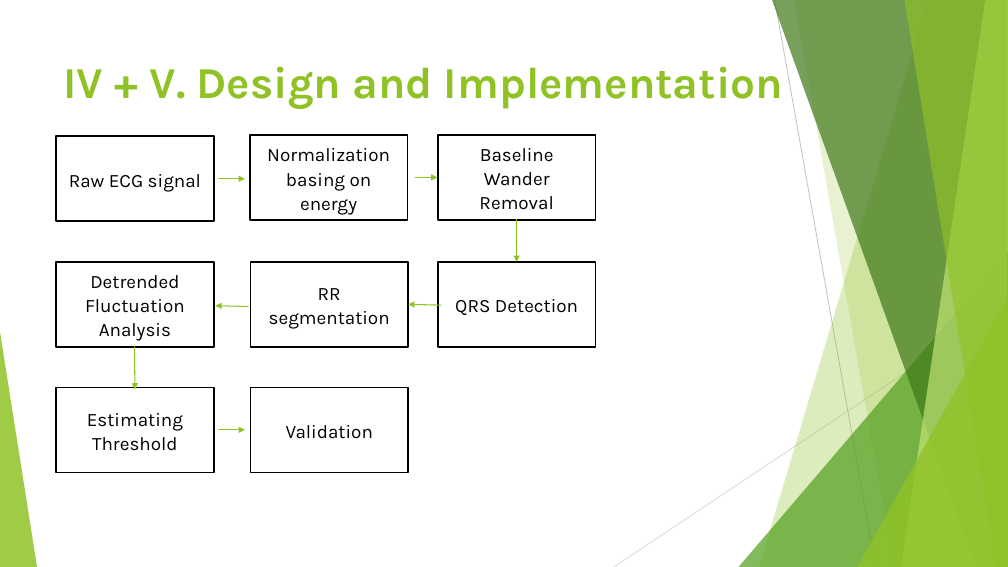
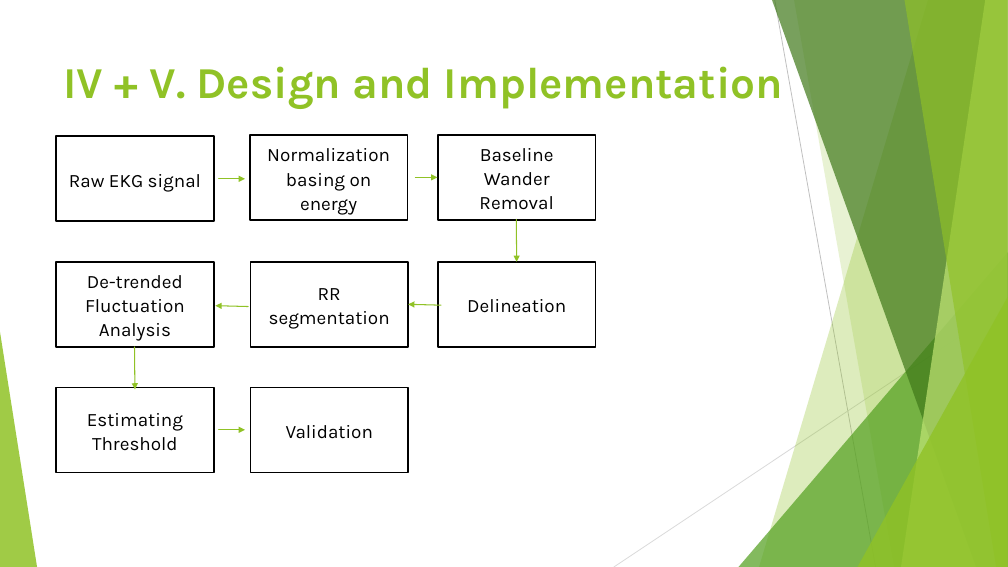
Before and after one commit to nichealpham/MY_THESIS, a slide deck: slide 6 of research/Prethesis/HK2/QUANTIFYING MYOCARDIAL DAMAGE USING ECG SIGNAL.pptx (slide 7 before the commit). Drawn at 1008x567 pixels with LibreOffice and Linux fonts; fonts in the diff are those of the drawing. Boxes give left, top, right and bottom in pixels: in the first picture for what was removed or moved away, otherwise in the second. Text is boxed around its words. In the diff, an @@ line names an element or a change of style, - is before the commit and + after.

```diff
--- a/research/Prethesis/HK2/QUANTIFYING MYOCARDIAL DAMAGE USING ECG SIGNAL.pptx
+++ b/research/Prethesis/HK2/QUANTIFYING MYOCARDIAL DAMAGE USING ECG SIGNAL.pptx
@@ text in rectangle at (69, 174, 201, 192): text changed @@
-Raw ECG signal
+Raw EKG signal
@@ text in rectangle at (85, 275, 185, 341): text changed @@
-Detrended Fluctuation Analysis
+De-trended Fluctuation Analysis
@@ text in rectangle at (467, 299, 566, 313): text changed @@
-QRS Detection
+Delineation
```
Also in this commit, not shown: 10 other slides changed, 7 slides added, 2 slides removed, 3 other files.
